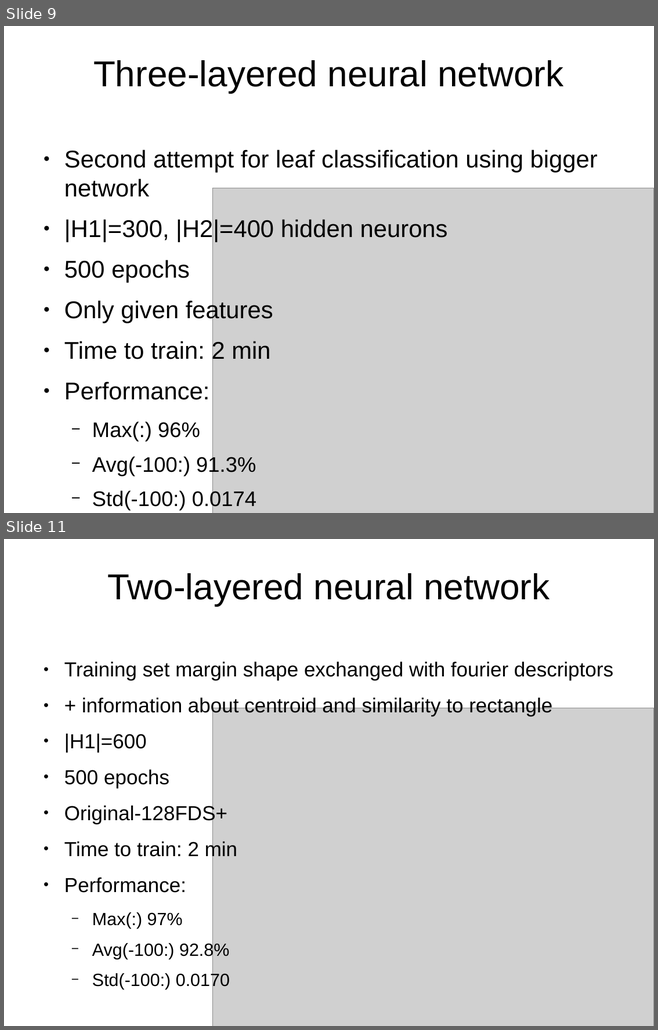
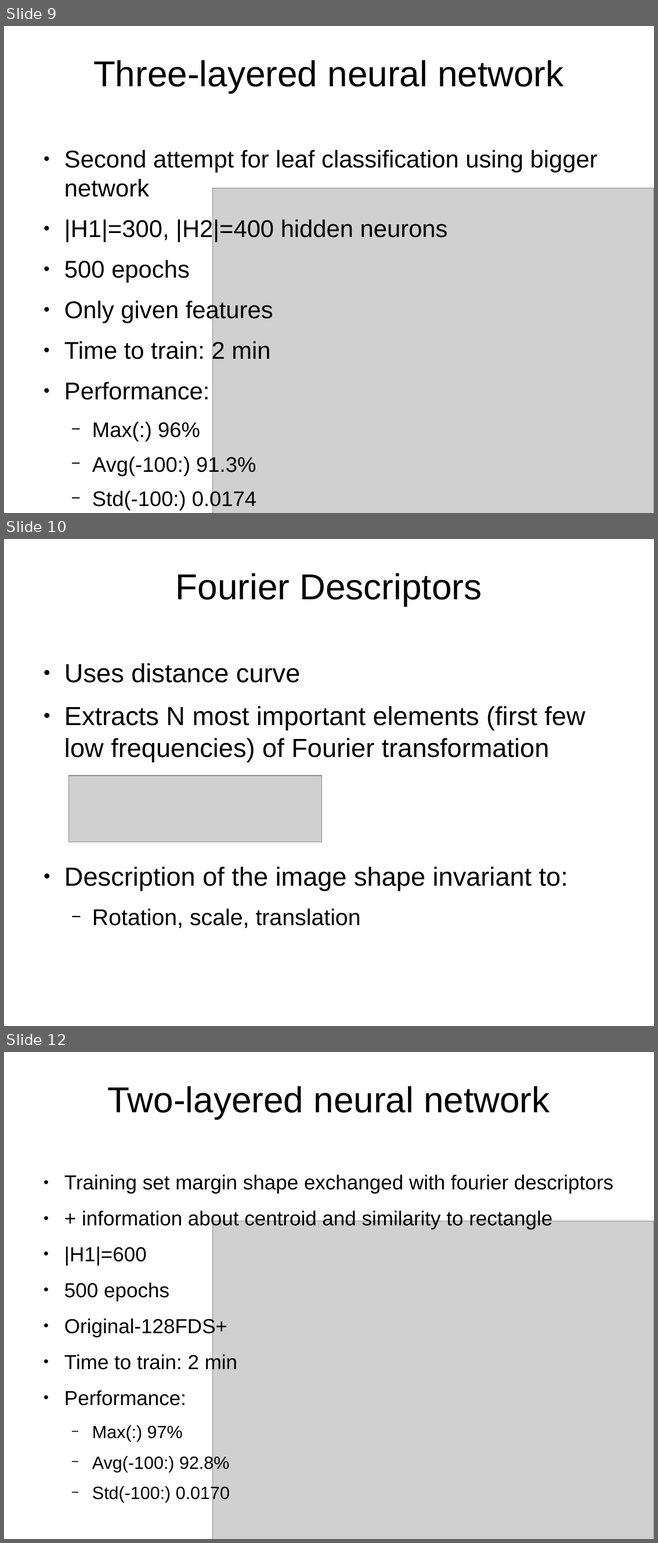
Before and after one commit to kappalabs/NNLeafClassifierProject, a slide deck: slideshow/slides.odp. Shown one above the other, each under a label of ours: slides 9 and 11 before the commit, slides 9, 10 and 12 after it; the slides between them are not shown. The pictures are 658x1030 and 658x1543 pixels, drawn with LibreOffice and Linux fonts; fonts in the diff are those of the drawing; grey boxes stand for pictures; background and template pictures are left out. Boxes give left, top, right and bottom in pixels: in the first picture for what was removed or moved away, otherwise in the second. Text is boxed around its words. In the diff, an @@ line names an element or a change of style, - is before the commit and + after.

Commit message:
[TASK] Fourier Descriptors
 - added information about FDS
 - changed experiment with 3-layered NN
 - removed TODOs
 - added final slide

```diff
--- a/slideshow/slides.odp
+++ b/slideshow/slides.odp
@@ slide 10 added at (x1=4, y1=539, x2=654, y2=1026), background picture (left out) @@
@@ title added at (x1=176, y1=573, x2=482, y2=606), 44 pt, text #000000 @@
+Fourier Descriptors
@@ text added at (x1=64, y1=663, x2=585, y2=928), 32 pt, text #000000 @@
+● Uses distance curve
+● Extracts N most important elements (first few low frequencies) of Fourier transformation
+● Description of the image shape invariant to:
+  − Rotation, scale, translation
@@ picture added at (x1=69, y1=776, x2=322, y2=842) @@
@@ what was slide 11 is now slide 12 @@
```
Also in this commit, not shown: 4 slides changed, 2 other slides added, 1 slide removed, 3 other files.
